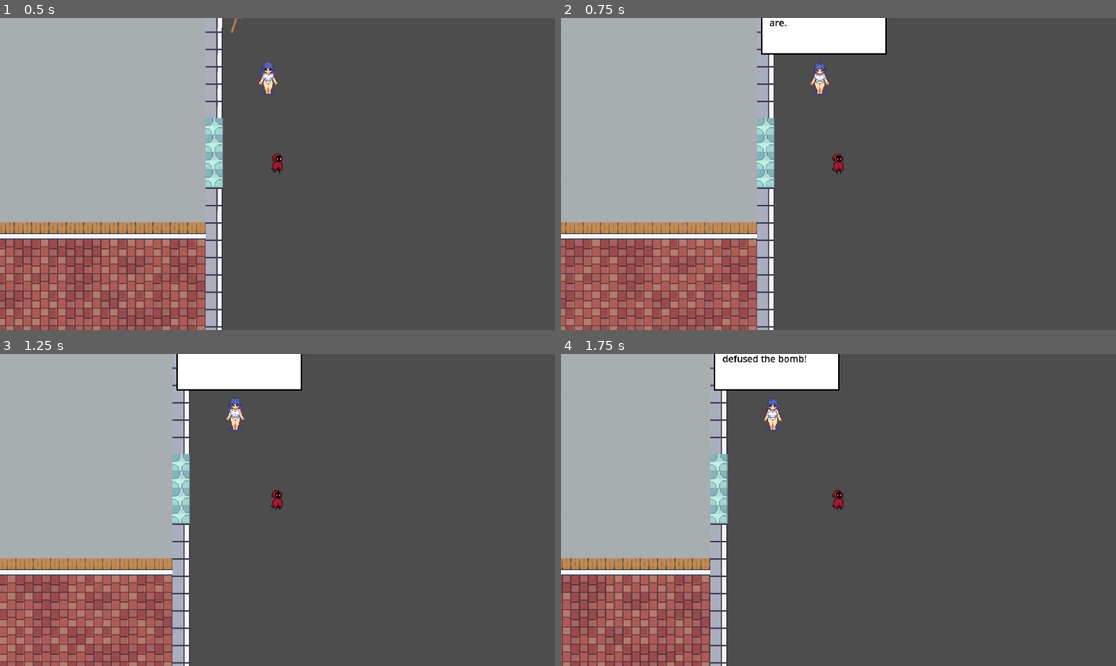
Above: before the commit, frames 1-4 (two rows, left to right).
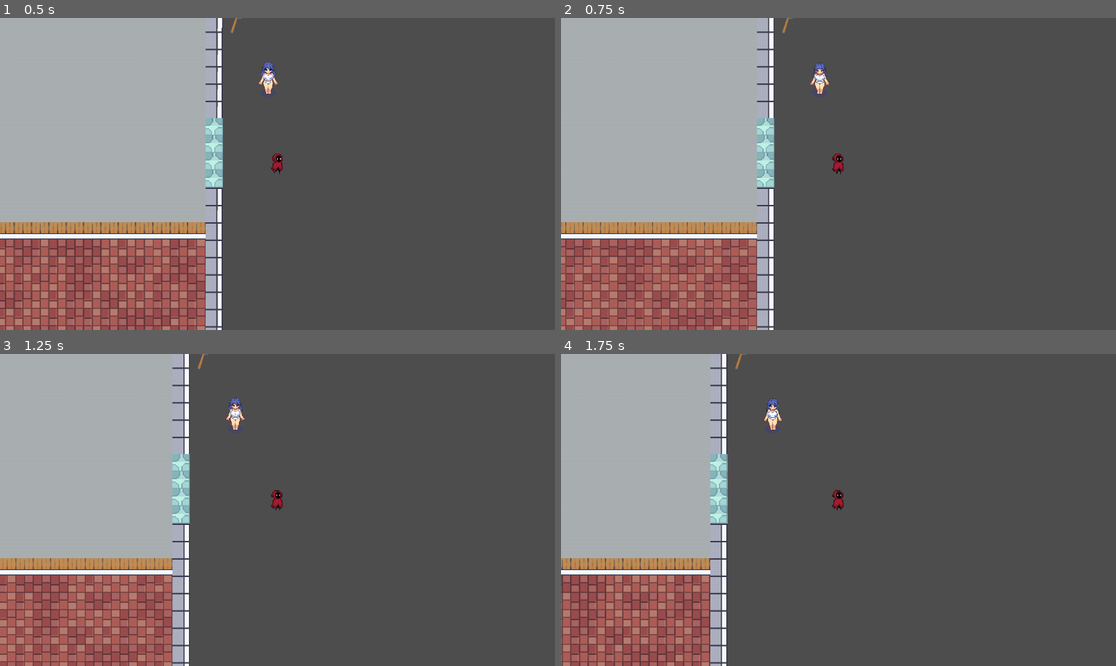
Above: after the commit, the same moments.

Repository: BrainFartScientist/bomb-game
Game: Godot game, scene res://scenes/level.tscn
Same seed, same stepped clock (60 frames per second), same inputs: the game is played once before the commit and once after it. This scene is started directly instead of the project's main scene.
Inputs:
- Up to frame 1 (0.5 s): no input
- Up to frame 2 (0.75 s): tap Enter (ui_accept) at 0.5 s; hold D (move_right) from 0.53 s (still down); tap F (chat) at 0.6 s
- Up to frame 3 (1.25 s): keep holding D (move_right); tap Space (jump) at 0.77 s
- Up to frame 4 (1.75 s): keep holding D (move_right); tap F (chat) at 1.35 s; tap Space (jump) at 1.52 s

Frame 1 is identical in both runs. In frame 2, 2.6% of the frame differs, in the area x 36-59%, y 0-12%; in frame 3, 2.6%; in frame 4, 2.6%.

Commit message:
fixed npc

Diff:
--- a/scenes/npcs/dialog.tscn
+++ b/scenes/npcs/dialog.tscn
@@ -31,6 +31,7 @@
 
 [node name="Textspace" type="RichTextLabel" parent="NinePatchRect"]
 modulate = Color(0, 0, 0, 1)
+self_modulate = Color(0, 0, 0, 1)
 layout_mode = 0
 offset_left = 6.0
 offset_top = 9.0
--- a/scenes/npcs/npc_01.tscn
+++ b/scenes/npcs/npc_01.tscn
@@ -1,6 +1,6 @@
 [gd_scene load_steps=72 format=3 uid="uid://y8atnhog85c4"]
 
-[ext_resource type="Script" path="res://scripts/npc_roaming.gd" id="1_jhdvs"]
+[ext_resource type="Script" path="res://scripts/npc_stationary.gd" id="1_rdgjs"]
 [ext_resource type="Texture2D" uid="uid://djgy76rt4eu8i" path="res://assets/npcs/npc01/64X128_Idle_Free.png" id="2_qoi38"]
 [ext_resource type="Texture2D" uid="uid://bb43s0s6ipdk1" path="res://assets/npcs/npc01/64X128_Walking_Free.png" id="3_7ho1c"]
 [ext_resource type="PackedScene" uid="uid://c7rslujjt31k8" path="res://scenes/npcs/dialog.tscn" id="4_oenq6"]
@@ -496,10 +496,10 @@
 }]
 
 [sub_resource type="CircleShape2D" id="CircleShape2D_x4uxy"]
-radius = 94.4299
+radius = 205.548
 
 [node name="NPC01" type="CharacterBody2D"]
-script = ExtResource("1_jhdvs")
+script = ExtResource("1_rdgjs")
 
 [node name="HitBox" type="CollisionShape2D" parent="."]
 position = Vector2(1, -0.5)
--- a/scripts/dialog.gd
+++ b/scripts/dialog.gd
@@ -20,6 +20,13 @@
 	current_dialog_id = -1
 	next_script()
 
+func stop():
+	if !d_active:
+		return
+	$NinePatchRect.visible = false
+	d_active = false
+	current_dialog_id = 0
+
 func load_dialog():
 	var file = FileAccess.open("res://dialogs/boss_dialog_lvl1.json", FileAccess.READ)
 	var content = JSON.parse_string(file.get_as_text())
--- a/scripts/npc_roaming.gd
+++ b/scripts/npc_roaming.gd
@@ -1,16 +1,10 @@
-extends CharacterBody2D
+extends npc_stationary
 
 const speed = 60
 var current_state = IDLE
 
 var dir = Vector2.DOWN
-var start_pos
-
 var is_roaming = true
-var is_chatting = false
-
-var player
-var player_in_chat_zone = false
 
 enum {
 	IDLE,
@@ -45,36 +39,21 @@
 				move(delta)
 
 	if Input.is_action_just_pressed("chat"):
-		is_roaming = false
-		is_chatting = true
-		$Dialog.start()
-		$AnimatedSprite2D.play("idle_down")
-
-func choose(array):
-	array.shuffle()
-	print(array.front())
-	return array.front()
+		if player_in_chat_zone:
+			print("is chatting with the npc")
+			is_chatting = true
+			is_roaming = false
+			$Dialog.start()
+			$AnimatedSprite2D.play("idle_down")
 
 func move(delta):
 	if !is_chatting:
 		position += dir * speed * delta
 
-func _on_chat_detection_area_body_entered(body: Node2D) -> void:
-	if body.has_method("player"):
-		player = body
-		player_in_chat_zone = true
-
-
-func _on_chat_detection_area_body_exited(body: Node2D) -> void:
-	if body.has_method("player"):
-		player_in_chat_zone = false
-
-
 func _on_timer_timeout():
 	$Timer.wait_time = choose([0.5, 1, 1.5])
 	current_state = choose([IDLE, NEW_DIR, MOVE])
 
-
 func _on_dialog_dialog_finished() -> void:
 	is_chatting = false
 	is_roaming = true
--- a/scripts/npc_stationary.gd
+++ b/scripts/npc_stationary.gd
@@ -1,4 +1,5 @@
 extends CharacterBody2D
+class_name npc_stationary
 
 var start_pos
 
@@ -16,22 +17,24 @@
 	$AnimatedSprite2D.play("idle_down")
 
 	if Input.is_action_just_pressed("chat"):
-		print("is chatting with the npc")
-		is_chatting = true
-		$Dialog.start()
+		if player_in_chat_zone:
+			print("is chatting with the npc")
+			is_chatting = true
+			$Dialog.start()
 
 func choose(array):
 	array.shuffle()
 	return array.front()
 
 func _on_chat_detection_area_body_entered(body: Node2D) -> void:
-	if body.has_method("player"):
+	if body.name == "Player":
 		player = body
 		player_in_chat_zone = true
 
 
 func _on_chat_detection_area_body_exited(body: Node2D) -> void:
-	if body.has_method("player"):
+	if body.name == "Player":
+		$Dialog.stop()
 		player_in_chat_zone = false
 
 
